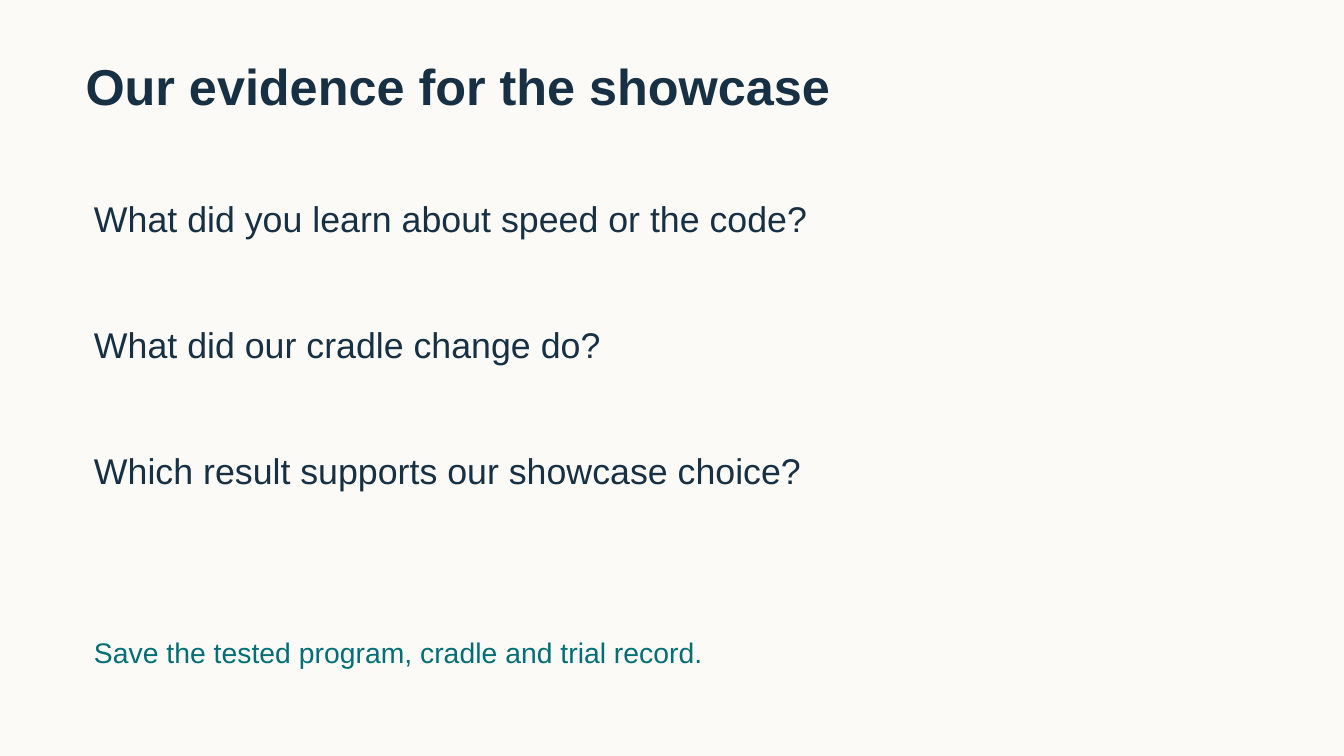
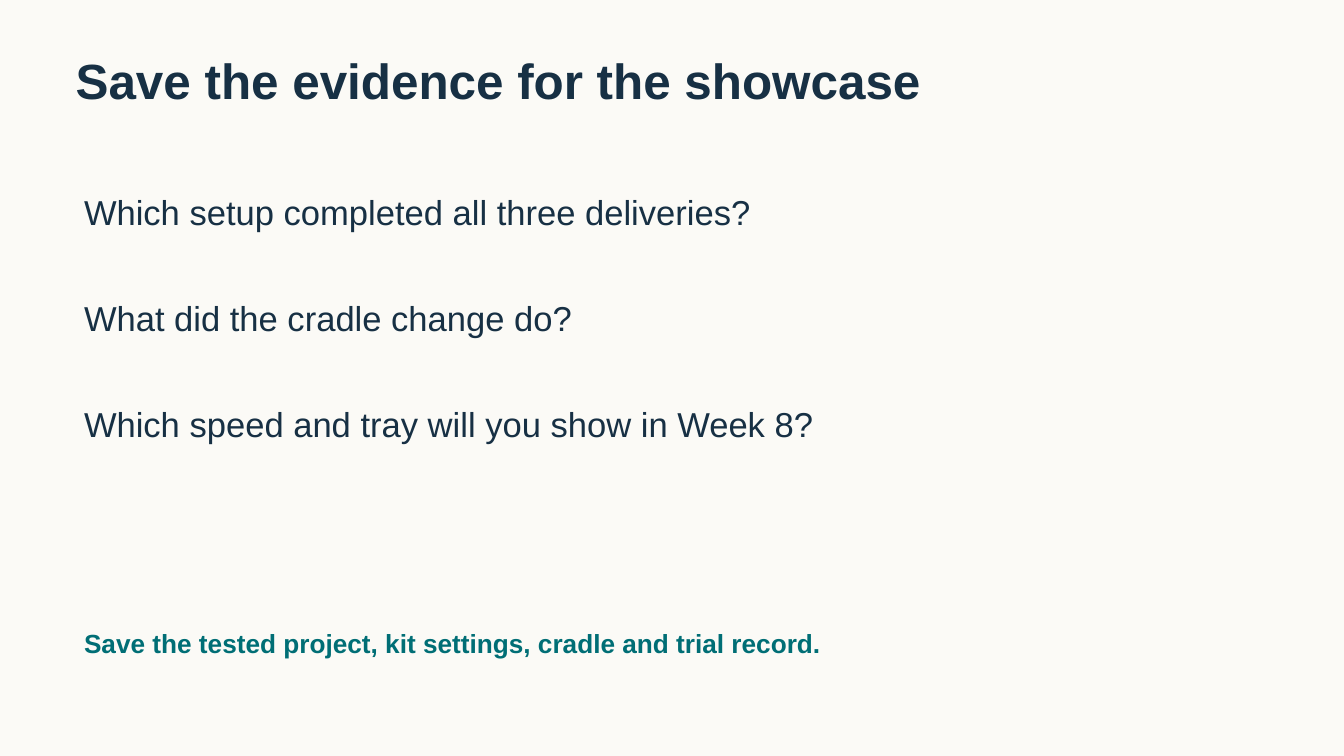
Before and after one commit to FRC999/YMCA-SPIKE-education, a slide deck: slide 6 of 03_Presentations/W07_speed_trial.pptx. Drawn at 1344x756 pixels with LibreOffice and Linux fonts; fonts in the diff are those of the drawing. Boxes give left, top, right and bottom in pixels: in the first picture for what was removed or moved away, otherwise in the second. Text is boxed around its words. In the diff, an @@ line names an element or a change of style, - is before the commit and + after.

Commit message:
Teach Week 7 timed delivery on the printed course

```diff
--- a/03_Presentations/W07_speed_trial.pptx
+++ b/03_Presentations/W07_speed_trial.pptx
@@ text at (x1=76, y1=63, x2=920, y2=100): text changed; size 36 to 35.2 pt @@
-Our evidence for the showcase
+Save the evidence for the showcase
@@ text at (x1=84, y1=200, x2=750, y2=232): text changed; size 25.5 to 24.8 pt @@
-What did you learn about speed or the code?
+Which setup completed all three deliveries?
@@ text at (x1=84, y1=306, x2=572, y2=338): text changed; size 25.5 to 24.8 pt @@
-What did our cradle change do?
+What did the cradle change do?
@@ text at (x1=84, y1=412, x2=813, y2=444): text changed; size 25.5 to 24.8 pt @@
-Which result supports our showcase choice?
+Which speed and tray will you show in Week 8?
@@ text at (x1=84, y1=634, x2=820, y2=658): text changed; size 20.2 to 18.8 pt; bold on @@
-Save the tested program, cradle and trial record.
+Save the tested project, kit settings, cradle and trial record.
```
Also in this commit, not shown: 1 other slide changed, 4 slides added, 4 slides removed, 8 other files.
